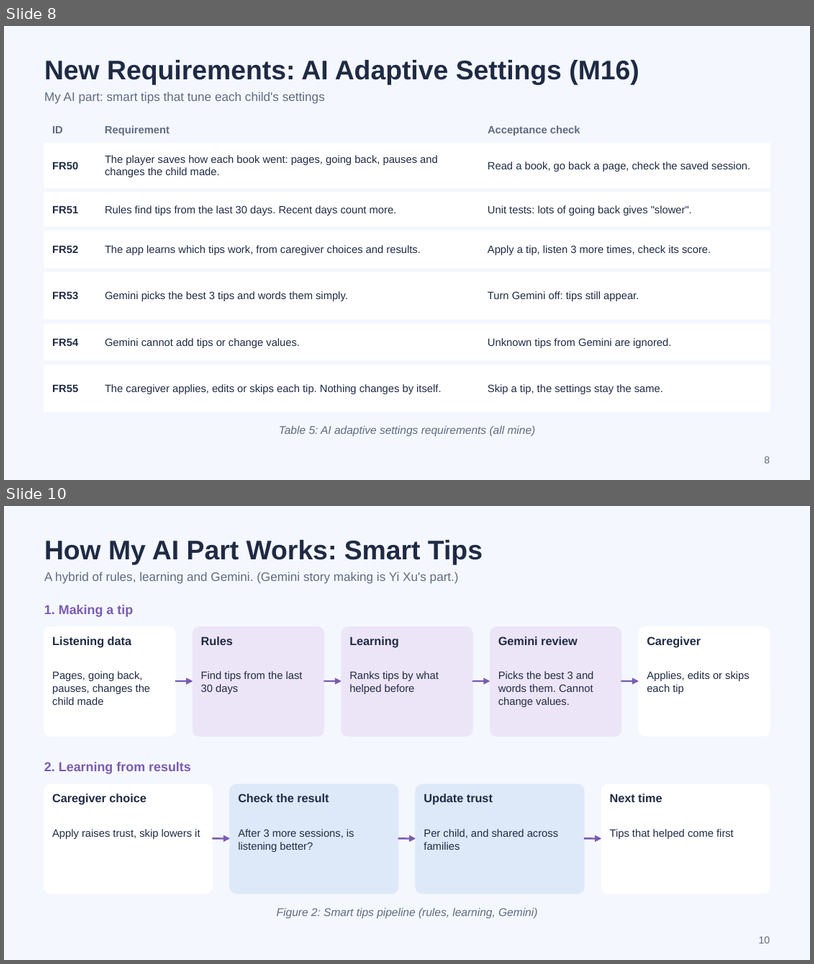
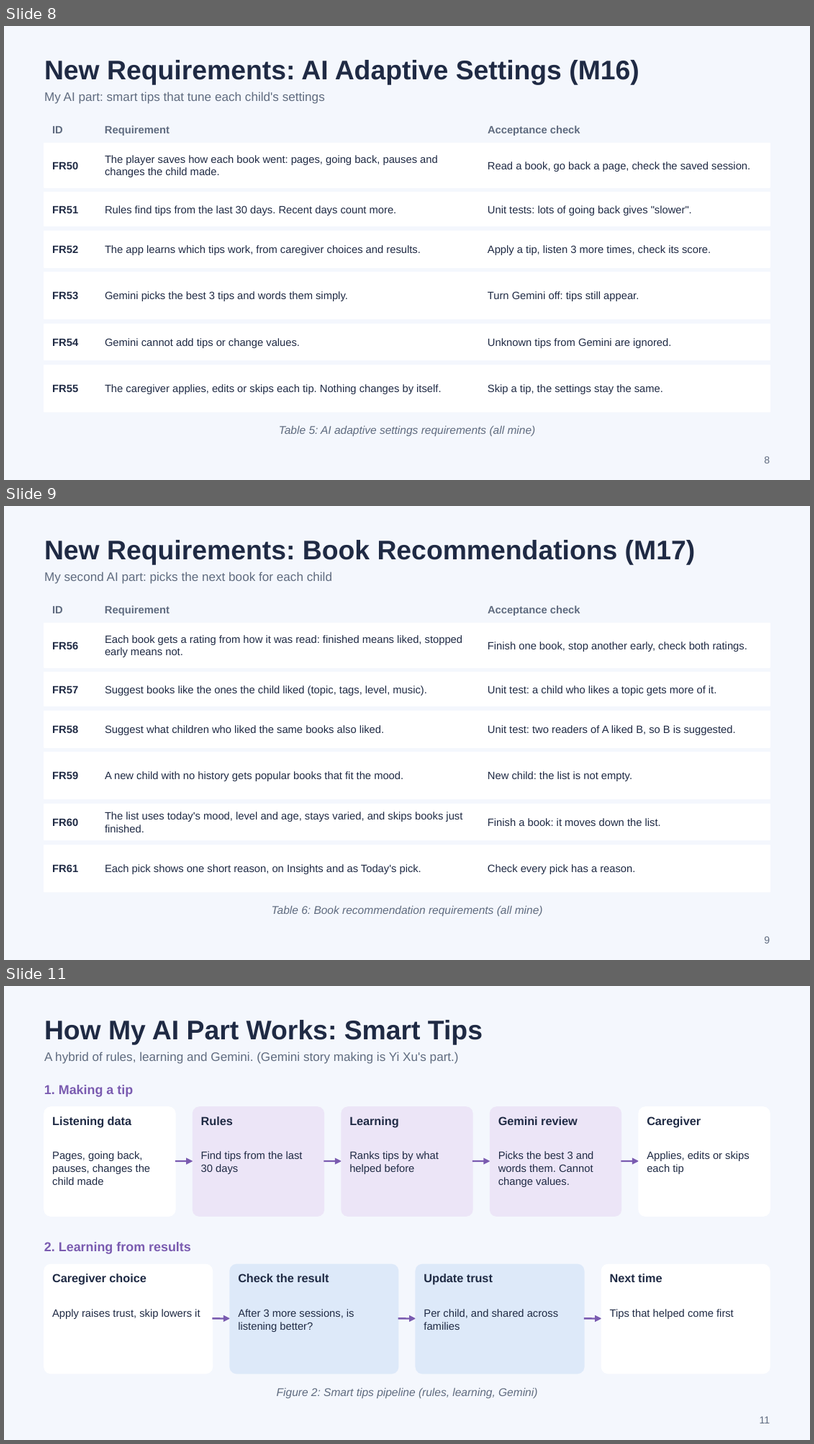
Before and after one commit to scz912/autism_audiobook, a slide deck: deliverables/Visual_Playlist_AP2_Progress.pptx. Shown one above the other, each under a label of ours: slides 8 and 10 before the commit, slides 8, 9 and 11 after it; the slides between them are not shown. The pictures are 814x964 and 814x1444 pixels, drawn with LibreOffice and Linux fonts; fonts in the diff are those of the drawing. Boxes give left, top, right and bottom in pixels: in the first picture for what was removed or moved away, otherwise in the second. Text is boxed around its words. In the diff, an @@ line names an element or a change of style, - is before the commit and + after.

```diff
--- a/deliverables/Visual_Playlist_AP2_Progress.pptx
+++ b/deliverables/Visual_Playlist_AP2_Progress.pptx
@@ slide 9 added at <box>4,506,810,960</box>, background #F4F7FD @@
@@ title added at <box>44,540,695,564</box>, 24 pt, text #1F2A44, bold @@
+New Requirements: Book Recommendations (M17)
@@ text added at <box>44,572,332,584</box>, 11 pt, text #5F6B7F @@
+My second AI part: picks the next book for each child
@@ text added at <box>52,606,63,613</box>, 9.5 pt, text #5F6B7F, bold @@
+ID
@@ text added at <box>105,605,170,615</box>, 9.5 pt, text #5F6B7F, bold @@
+Requirement
@@ text added at <box>488,605,581,615</box>, 9.5 pt, text #5F6B7F, bold @@
+Acceptance check
@@ rectangle added at <box>44,623,770,667</box>, fill #FFFFFF, outline #FFFFFF 1 pt @@
@@ text added at <box>105,635,463,657</box>, 9.5 pt, text #1F2A44 @@
+Each book gets a rating from how it was read: finished means liked, stopped early means not.
@@ text added at <box>52,642,78,649</box>, 9.5 pt, text #1F2A44, bold @@
+FR56
@@ text added at <box>488,641,748,651</box>, 9.5 pt, text #1F2A44 @@
+Finish one book, stop another early, check both ratings.
@@ rectangle added at <box>44,672,770,706</box>, fill #FFFFFF, outline #FFFFFF 1 pt @@
@@ text added at <box>52,686,78,693</box>, 9.5 pt, text #1F2A44, bold @@
+FR57
@@ text added at <box>105,685,427,695</box>, 9.5 pt, text #1F2A44 @@
+Suggest books like the ones the child liked (topic, tags, level, music).
@@ text added at <box>488,685,717,695</box>, 9.5 pt, text #1F2A44 @@
+Unit test: a child who likes a topic gets more of it.
@@ rectangle added at <box>44,710,770,747</box>, fill #FFFFFF, outline #FFFFFF 1 pt @@
@@ text added at <box>52,726,78,733</box>, 9.5 pt, text #1F2A44, bold @@
+FR58
@@ text added at <box>105,725,384,735</box>, 9.5 pt, text #1F2A44 @@
+Suggest what children who liked the same books also liked.
@@ text added at <box>488,725,736,735</box>, 9.5 pt, text #1F2A44 @@
+Unit test: two readers of A liked B, so B is suggested.
@@ rectangle added at <box>44,752,770,799</box>, fill #FFFFFF, outline #FFFFFF 1 pt @@
@@ text added at <box>52,772,78,779</box>, 9.5 pt, text #1F2A44, bold @@
+FR59
@@ text added at <box>105,771,404,781</box>, 9.5 pt, text #1F2A44 @@
+A new child with no history gets popular books that fit the mood.
@@ text added at <box>488,771,633,781</box>, 9.5 pt, text #1F2A44 @@
+New child: the list is not empty.
@@ rectangle added at <box>44,803,770,840</box>, fill #FFFFFF, outline #FFFFFF 1 pt @@
@@ text added at <box>52,818,78,826</box>, 9.5 pt, text #1F2A44, bold @@
+FR60
@@ text added at <box>105,811,463,832</box>, 9.5 pt, text #1F2A44 @@
+The list uses today's mood, level and age, stays varied, and skips books just finished.
@@ text added at <box>488,818,661,826</box>, 9.5 pt, text #1F2A44 @@
+Finish a book: it moves down the list.
@@ rectangle added at <box>44,844,770,891</box>, fill #FFFFFF, outline #FFFFFF 1 pt @@
@@ text added at <box>52,864,78,872</box>, 9.5 pt, text #1F2A44, bold @@
+FR61
@@ text added at <box>105,864,422,874</box>, 9.5 pt, text #1F2A44 @@
+Each pick shows one short reason, on Insights and as Today's pick.
@@ text added at <box>488,864,635,874</box>, 9.5 pt, text #1F2A44 @@
+Check every pick has a reason.
@@ text added at <box>272,905,543,916</box>, 10 pt, text #5F6B7F, italic @@
+Table 6: Book recommendation requirements (all mine)
@@ page number added at <box>764,936,770,943</box>, 9 pt, text #5F6B7F @@
+9
@@ what was slide 10 is now slide 11 @@
@@ page number at <box>760,1416,771,1423</box>: text changed @@
-10
+11
```
Also in this commit, not shown: 10 slides changed, 1 other slide added, 8 other files.
